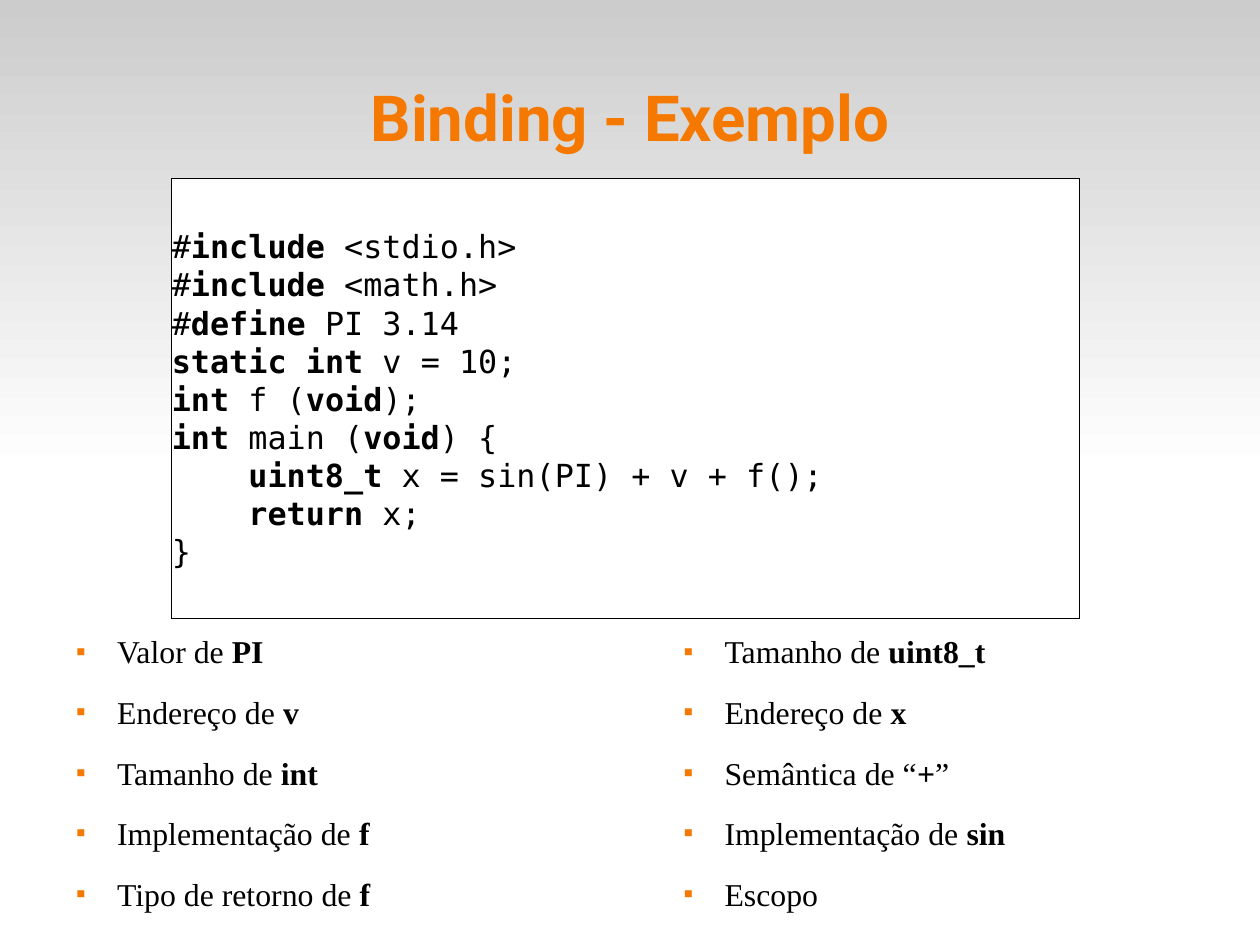
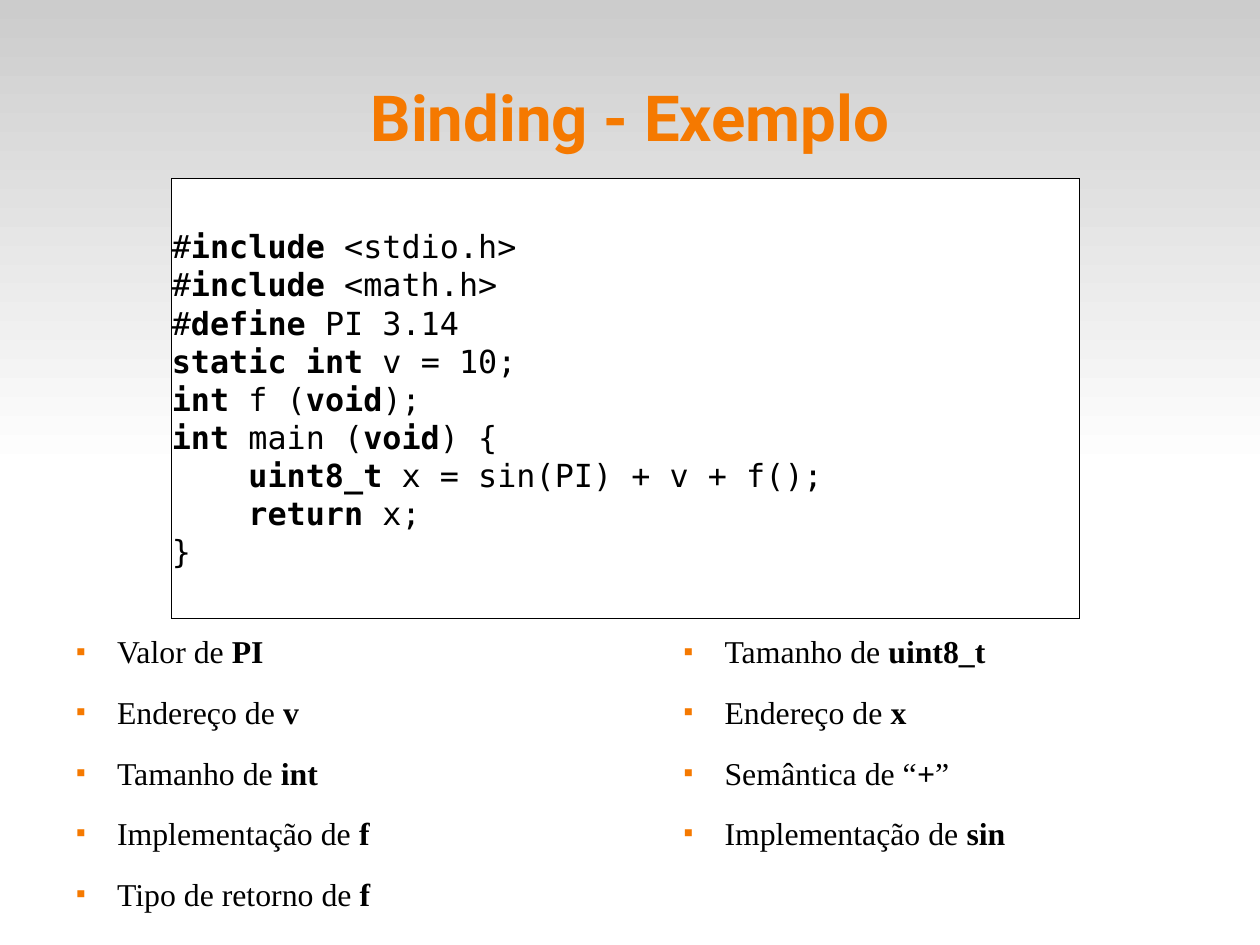
Before and after one commit to fsantanna-uerj/EDL, a slide deck: slide 19 of slides/edl-02-bindings.odp (slide 20 before the commit). Drawn at 1260x945 pixels with LibreOffice and Linux fonts; fonts in the diff are those of the drawing. Boxes give left, top, right and bottom in pixels: in the first picture for what was removed or moved away, otherwise in the second. Text is boxed around its words. In the diff, an @@ line names an element or a change of style, - is before the commit and + after.

```diff
--- a/slides/edl-02-bindings.odp
+++ b/slides/edl-02-bindings.odp
@@ text at (725,885,819,912): paragraph removed @@
-■ Escopo
```
Also in this commit, not shown: 1 other slide changed, 1 slide removed, 1 other file.
